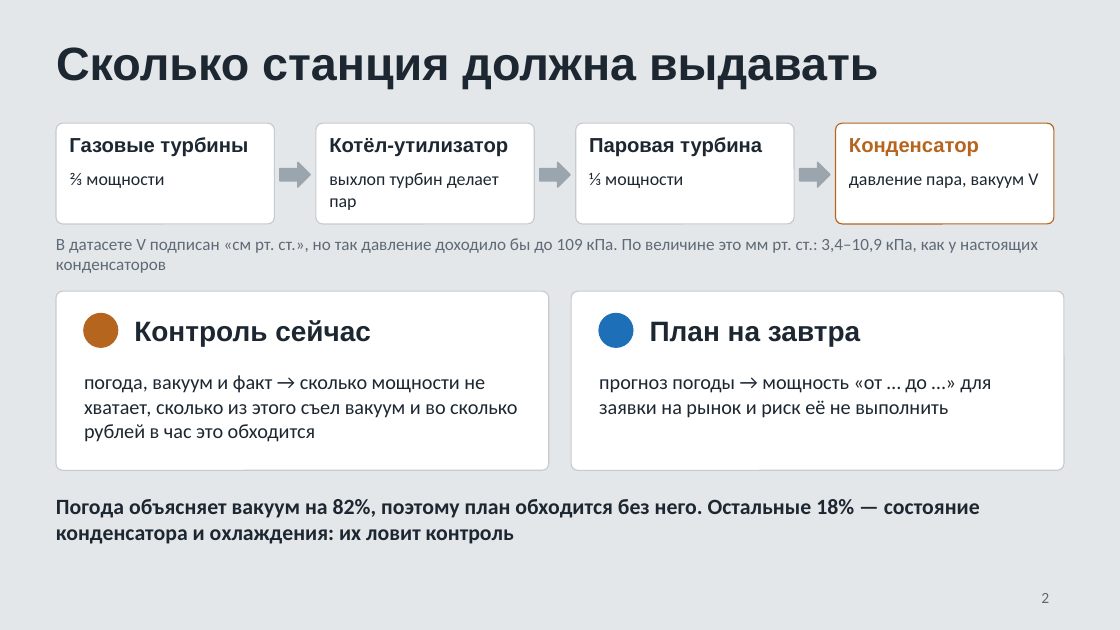
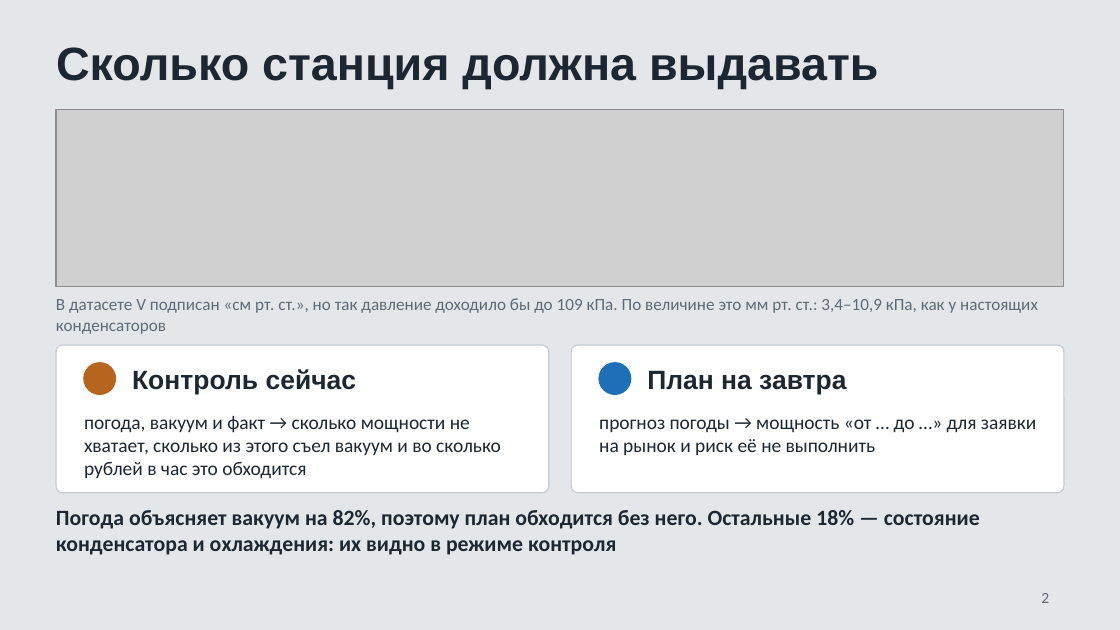
Before and after one commit to eFoggye/etalon-pgu, a slide deck: slide 2 of slides/pitch.pptx. Drawn at 1120x630 pixels with LibreOffice and Linux fonts; fonts in the diff are those of the drawing; grey boxes stand for pictures. Boxes give left, top, right and bottom in pixels: in the first picture for what was removed or moved away, otherwise in the second. Text is boxed around its words. In the diff, an @@ line names an element or a change of style, - is before the commit and + after.

```diff
--- a/slides/pitch.pptx
+++ b/slides/pitch.pptx
@@ picture added at <box>56,110,1064,286</box> @@
@@ rounded rectangle removed at <box>56,123,274,224</box> @@
@@ text removed at <box>69,137,248,157</box> @@
-Газовые турбины
@@ rounded rectangle removed at <box>316,123,534,224</box> @@
@@ text removed at <box>329,138,508,157</box> @@
-Котёл-утилизатор
@@ rounded rectangle removed at <box>576,123,794,224</box> @@
@@ text removed at <box>589,137,762,157</box> @@
-Паровая турбина
@@ rounded rectangle removed at <box>836,123,1054,224</box> @@
@@ text removed at <box>849,138,979,157</box> @@
-Конденсатор
@@ text removed at <box>69,173,164,188</box> @@
-⅔ мощности
@@ right arrow removed at <box>280,162,310,187</box> @@
@@ text removed at <box>329,173,499,210</box> @@
-выхлоп турбин делает пар
@@ right arrow removed at <box>540,162,570,187</box> @@
@@ text removed at <box>589,173,683,188</box> @@
-⅓ мощности
@@ right arrow removed at <box>800,162,830,187</box> @@
@@ text removed at <box>849,173,1038,188</box> @@
-давление пара, вакуум V
@@ text "В датасете V подписан «см ...": place and size @@
-text "В датасете V подписан «см ..." at <box>56,238,1038,273</box>
+text "В датасете V подписан «см ..." at <box>56,298,1038,334</box>
@@ rounded rectangle: place and size @@
-rounded rectangle at <box>56,291,549,470</box>
+rounded rectangle at <box>56,345,549,493</box>
@@ rounded rectangle at <box>56,345,549,493</box>: proportions changed @@
@@ text "Контроль сейчас" at <box>132,369,357,394</box>: size 18 to 17 pt @@
@@ rounded rectangle at <box>571,345,1064,493</box>: proportions changed @@
@@ rounded rectangle: place and size @@
-rounded rectangle at <box>571,291,1064,470</box>
+rounded rectangle at <box>571,345,1064,493</box>
@@ text "План на завтра": place and size @@
-text "План на завтра" at <box>650,321,860,346</box>
+text "План на завтра" at <box>647,370,846,394</box>
@@ text "План на завтра" at <box>647,370,846,394</box>: size 18 to 17 pt @@
@@ 2 ellipses, 1 text: place and size @@
-2 ellipses, 1 text at <box>84,314,633,347</box>
+2 ellipses, 1 text at <box>84,363,631,394</box>
@@ text "погода, вакуум и факт → ...": place and size @@
-text "погода, вакуум и факт → ..." at <box>84,375,517,442</box>
+text "погода, вакуум и факт → ..." at <box>84,416,501,478</box>
@@ text "погода, вакуум и факт → ..." at <box>84,416,501,478</box>: size 13 to 12.5 pt @@
@@ text "прогноз погоды → мощность «от ..." at <box>599,419,1036,455</box>: size 13 to 12.5 pt @@
@@ text "прогноз погоды → мощность «от ...": place and size @@
-text "прогноз погоды → мощность «от ..." at <box>599,379,991,418</box>
+text "прогноз погоды → мощность «от ..." at <box>599,419,1036,455</box>
@@ text at <box>56,510,980,555</box>: text changed @@
-Погода объясняет вакуум на 82%, поэтому план обходится без него. Остальные 18% — состояние конденсатора и охлаждения: их ловит контроль
+Погода объясняет вакуум на 82%, поэтому план обходится без него. Остальные 18% — состояние конденсатора и охлаждения: их видно в режиме контроля
```
Also in this commit, not shown: 2 other slides changed, 3 other files.
